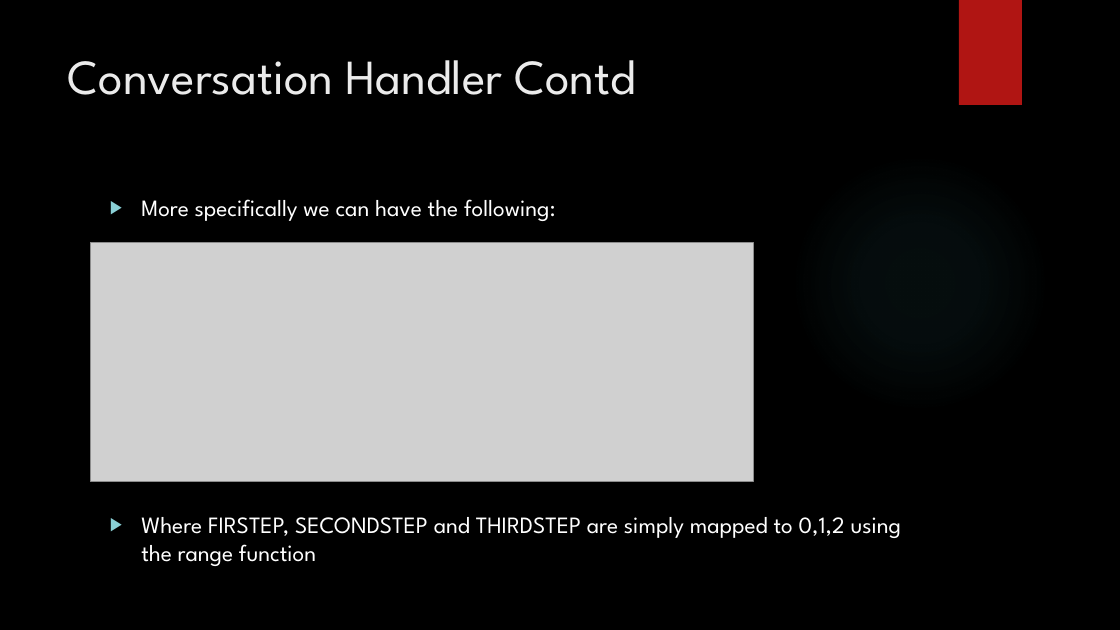
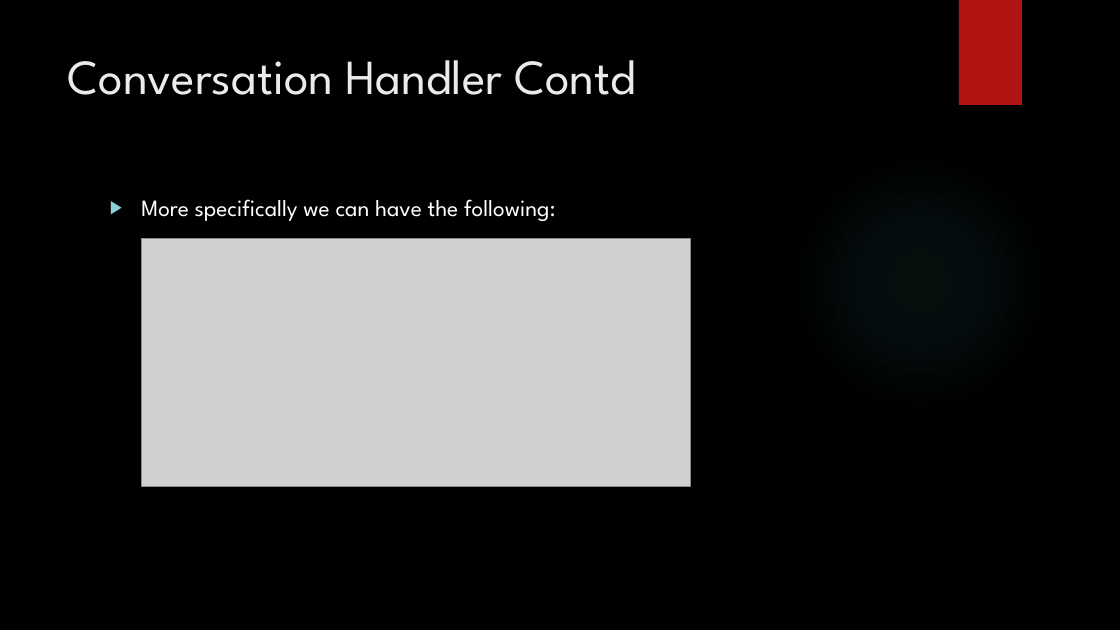
Before and after one commit to siddbose97/Telegram_Workshop, a slide deck: slide 41 of Second Python Course.pptx (slide 44 before the commit). Drawn at 1120x630 pixels with LibreOffice and Linux fonts; fonts in the diff are those of the drawing; grey boxes stand for pictures; background and template pictures are left out. Boxes give left, top, right and bottom in pixels: in the first picture for what was removed or moved away, otherwise in the second. Text is boxed around its words. In the diff, an @@ line names an element or a change of style, - is before the commit and + after.

```diff
--- a/Second Python Course.pptx
+++ b/Second Python Course.pptx
@@ picture: place and size @@
-picture at bbox=[91, 242, 754, 482]
+picture at bbox=[142, 239, 691, 486]
@@ text at bbox=[141, 517, 902, 566]: paragraph removed @@
-▶ Where FIRSTEP, SECONDSTEP and THIRDSTEP are simply mapped to 0,1,2 using the range function
```
Also in this commit, not shown: 29 other slides changed, 1 slide added, 8 slides removed, 3 other files.
